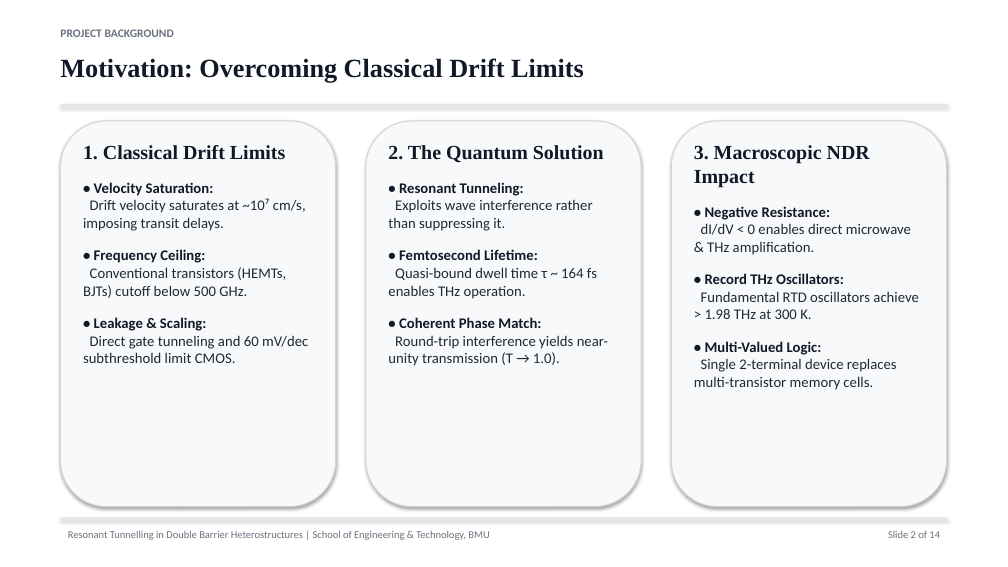
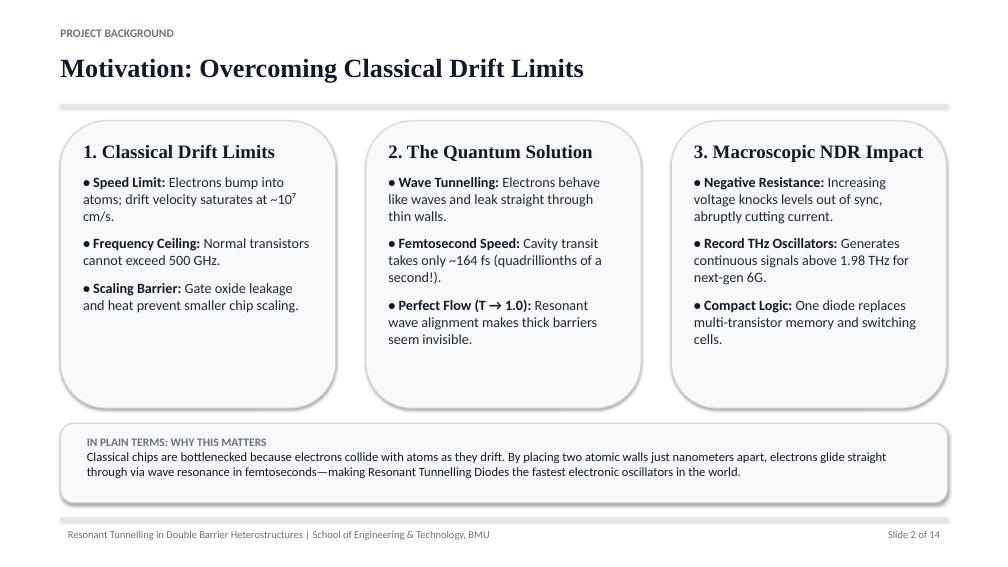
Before and after one commit to Anantgoel2005/double-barrier-simulation, a slide deck: slide 2 of Resonant_Tunnelling_Presentation.pptx. Drawn at 1008x567 pixels with LibreOffice and Linux fonts; fonts in the diff are those of the drawing. Boxes give left, top, right and bottom in pixels: in the first picture for what was removed or moved away, otherwise in the second. Text is boxed around its words. In the diff, an @@ line names an element or a change of style, - is before the commit and + after.

```diff
--- a/Resonant_Tunnelling_Presentation.pptx
+++ b/Resonant_Tunnelling_Presentation.pptx
@@ rounded rectangle: place and size @@
-rounded rectangle at [60,121,336,507]
+rounded rectangle at [60,121,336,408]
@@ text at [83,144,274,159]: size 19 to 18 pt in "1. Classical Drift Limits" @@
@@ rounded rectangle: place and size @@
-rounded rectangle at [366,121,641,507]
+rounded rectangle at [366,121,641,408]
@@ text at [388,145,593,161]: size 19 to 18 pt in "2. The Quantum Solution" @@
@@ rounded rectangle: place and size @@
-rounded rectangle at [671,121,947,507]
+rounded rectangle at [671,121,947,408]
@@ text at [694,145,924,162]: size 19 to 18 pt in "3. Macroscopic NDR Impact" @@
@@ text at [83,177,310,313]: text changed; size 14 to 13.5 pt @@
-• Velocity Saturation:
-Drift velocity saturates at ~10⁷ cm/s, imposing transit delays.
-• Frequency Ceiling:
-Conventional transistors (HEMTs, BJTs) cutoff below 500 GHz.
-• Leakage & Scaling:
-Direct gate tunneling and 60 mV/dec subthreshold limit CMOS.
+• Speed Limit: Electrons bump into atoms; drift velocity saturates at ~10⁷ cm/s.
+• Frequency Ceiling: Normal transistors cannot exceed 500 GHz.
+• Scaling Barrier: Gate oxide leakage and heat prevent smaller chip scaling.
@@ text at [388,177,602,344]: text changed; size 14 to 13.5 pt @@
-• Resonant Tunneling:
-Exploits wave interference rather than suppressing it.
-• Femtosecond Lifetime:
-Quasi-bound dwell time τ ~ 164 fs enables THz operation.
-• Coherent Phase Match:
-Round-trip interference yields near-unity transmission (T → 1.0).
+• Wave Tunnelling: Electrons behave like waves and leak straight through thin walls.
+• Femtosecond Speed: Cavity transit takes only ~164 fs (quadrillionths of a second!).
+• Perfect Flow (T → 1.0): Resonant wave alignment makes thick barriers seem invisible.
@@ text at [694,177,916,344]: text changed; size 14 to 13.5 pt @@
-• Negative Resistance:
-dI/dV < 0 enables direct microwave & THz amplification.
-• Record THz Oscillators:
-Fundamental RTD oscillators achieve > 1.98 THz at 300 K.
-• Multi-Valued Logic:
-Single 2-terminal device replaces multi-transistor memory cells.
+• Negative Resistance: Increasing voltage knocks levels out of sync, abruptly cutting current.
+• Record THz Oscillators: Generates continuous signals above 1.98 THz for next-gen 6G.
+• Compact Logic: One diode replaces multi-transistor memory and switching cells.
@@ rounded rectangle added at [60,423,948,503], fill #F8F9FA, outline #D1D5DB 1 pt @@
@@ text added at [87,438,887,478], 12 pt, text #111827 @@
+IN PLAIN TERMS: WHY THIS MATTERS
+Classical chips are bottlenecked because electrons collide with atoms as they drift. By placing two atomic walls just nanometers apart, electrons glide straight through via wave resonance in femtoseconds—making Resonant Tunnelling Diodes the fastest electronic oscillators in the world.
```
Also in this commit, not shown: 12 other slides changed, 5 other files.
